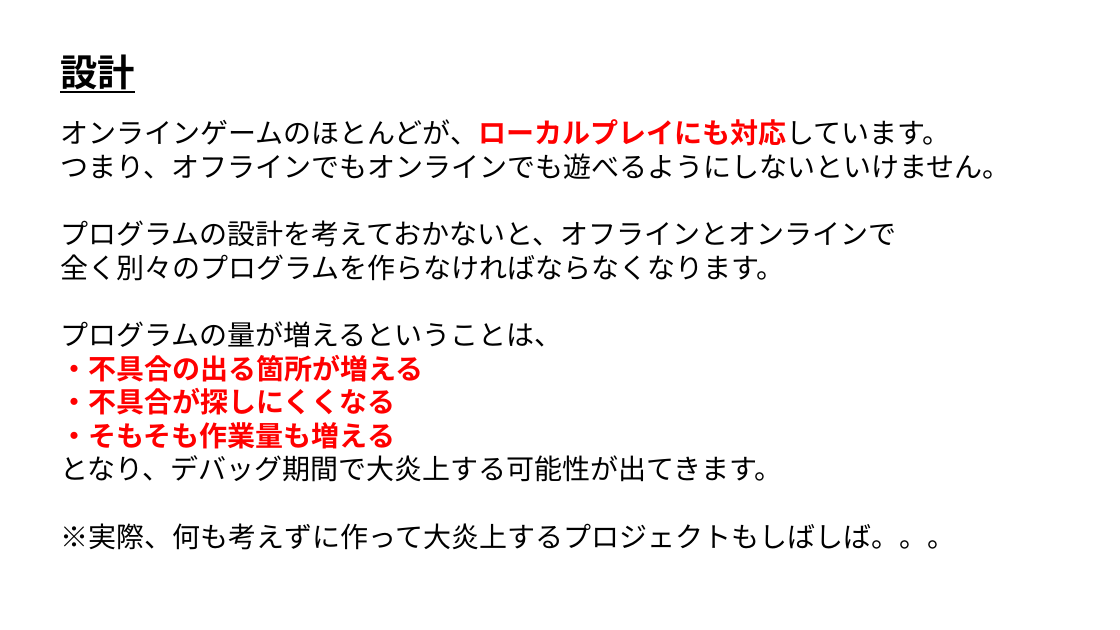
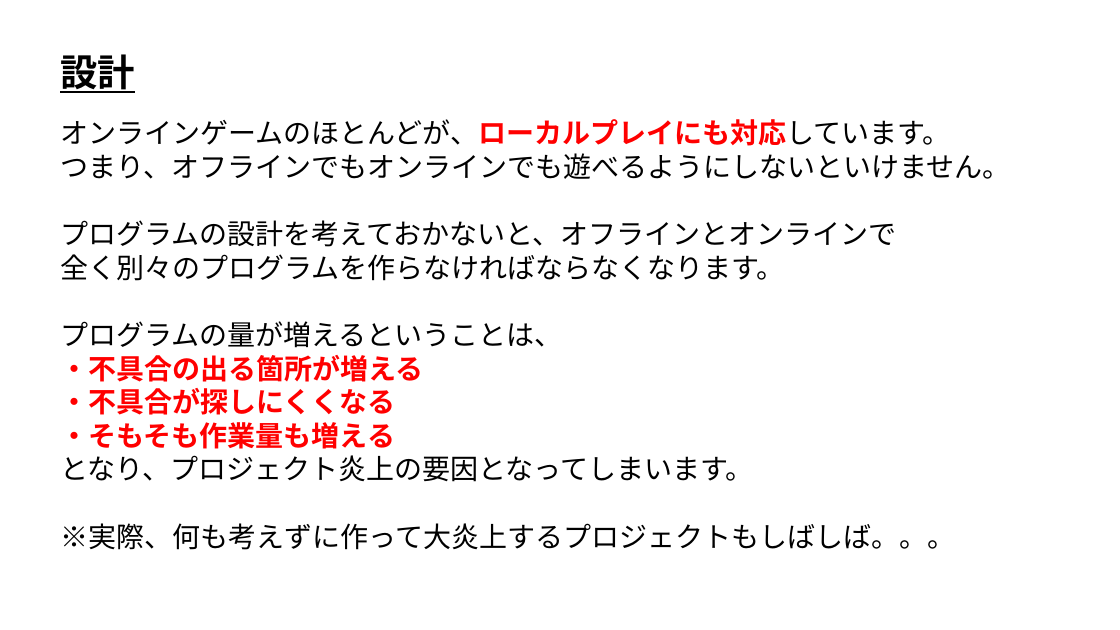
Before and after one commit to ArakiYusuke-Ohara/Textbook, a slide deck: slide 1 of ゲーム科3年/00_前期/オンラインゲームプログラミングⅠ/06_設計.pptx. Drawn at 1120x630 pixels with LibreOffice and Linux fonts; fonts in the diff are those of the drawing. Boxes give left, top, right and bottom in pixels: in the first picture for what was removed or moved away, otherwise in the second. Text is boxed around its words. In the diff, an @@ line names an element or a change of style, - is before the commit and + after.

```diff
--- a/ゲーム科3年/00_前期/オンラインゲームプログラミングⅠ/06_設計.pptx
+++ b/ゲーム科3年/00_前期/オンラインゲームプログラミングⅠ/06_設計.pptx
@@ text at [60, 455, 753, 482]: text changed @@
-となり、デバッグ期間で大炎上する可能性が出てきます。
+となり、プロジェクト炎上の要因となってしまいます。
```
Also in this commit, not shown: 1 other slide changed.
